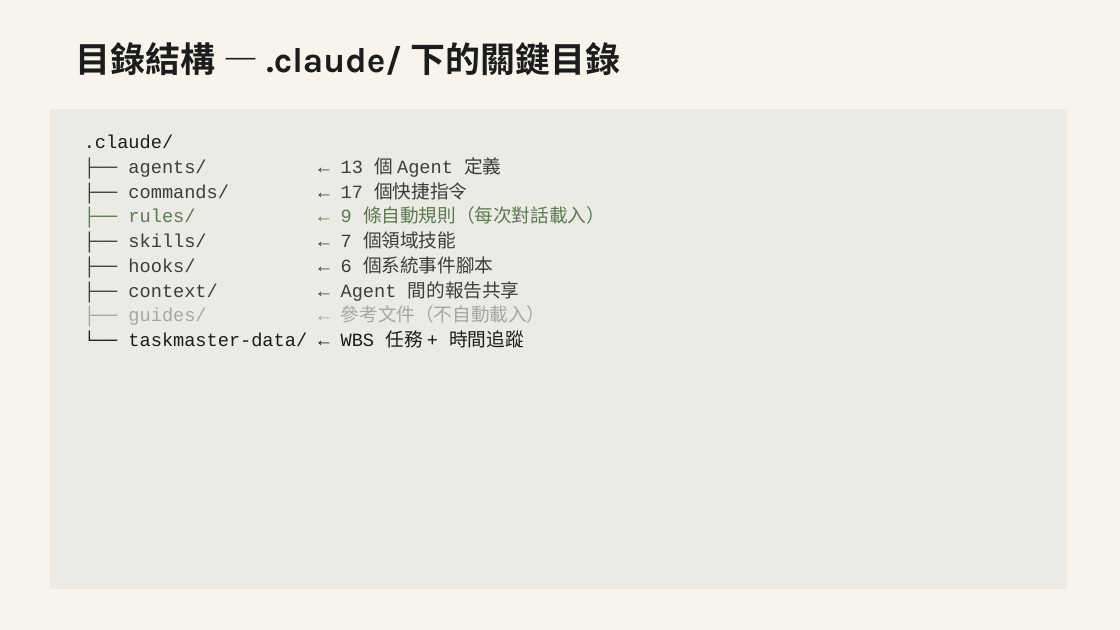
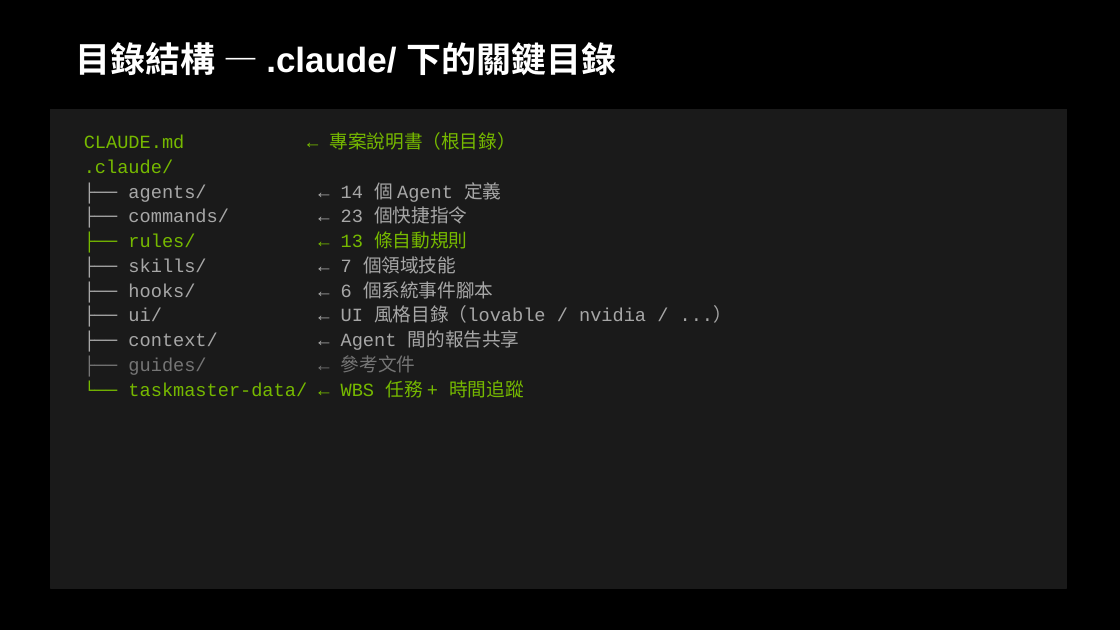
Before and after one commit to bheadwei/claude-GUNDAM-zh-tw, a slide deck: slide 15 of workshop/docs/slides/VibeCoding_Workshop.pptx (slide 8 before the commit). Drawn at 1120x630 pixels with LibreOffice and Linux fonts; fonts in the diff are those of the drawing. Boxes give left, top, right and bottom in pixels: in the first picture for what was removed or moved away, otherwise in the second. Text is boxed around its words. In the diff, an @@ line names an element or a change of style, - is before the commit and + after.

```diff
--- a/workshop/docs/slides/VibeCoding_Workshop.pptx
+++ b/workshop/docs/slides/VibeCoding_Workshop.pptx
@@ background #F7F4ED to #000000 @@
@@ text "目錄結構 — .claude/ 下的關鍵目錄" at box(75, 42, 616, 75): font Karla to Arial, text colour #1C1C1C to #FFFFFF @@
@@ rectangle at box(50, 109, 1067, 588): fill #ECEAE4 to #1A1A1A; outline #ECEAE4 1 pt to #1A1A1A 1 pt @@
@@ text at box(84, 132, 516, 150): paragraph added @@
+CLAUDE.md ← 專案說明書（根目錄）
@@ text at box(84, 160, 523, 398): text colour #1C1C1C to #76B900 in ".claude/", "└── taskmaster-data/ ← WBS 任務 + 時間追蹤"; text colour #3D3D3D to #A7A7A7 in "├── skills/ ← 7 個領域技能", "├── hooks/ ← 6 個系統事件腳本", "├── context/ ← Agent 間的報告共享" @@
@@ text at box(128, 182, 501, 249): text changed; text colour #3D3D3D to #A7A7A7 @@
-├── agents/ ← 13 個 Agent 定義
-├── commands/ ← 17 個快捷指令
-├── rules/ ← 9 條自動規則（每次對話載入）
+├── agents/ ← 14 個 Agent 定義
+├── commands/ ← 23 個快捷指令
+├── rules/ ← 13 條自動規則
@@ text at box(128, 305, 646, 323): paragraph added @@
+├── ui/ ← UI 風格目錄（lovable / nvidia / ...）
@@ text at box(128, 355, 415, 375): text changed; text colour #A8A6A0 to #757575 @@
-├── guides/ ← 參考文件（不自動載入）
+├── guides/ ← 參考文件
```
Also in this commit, not shown: 38 other slides changed, 7 slides added, 3 other files.
